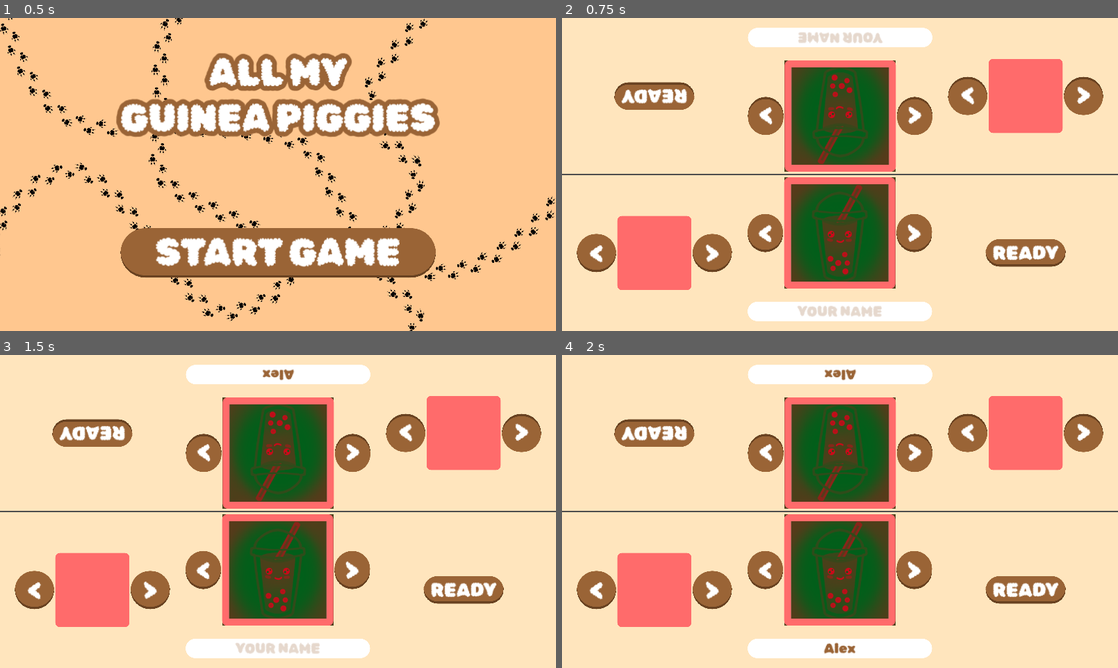
Above: before the commit, frames 1-4 (two rows, left to right).
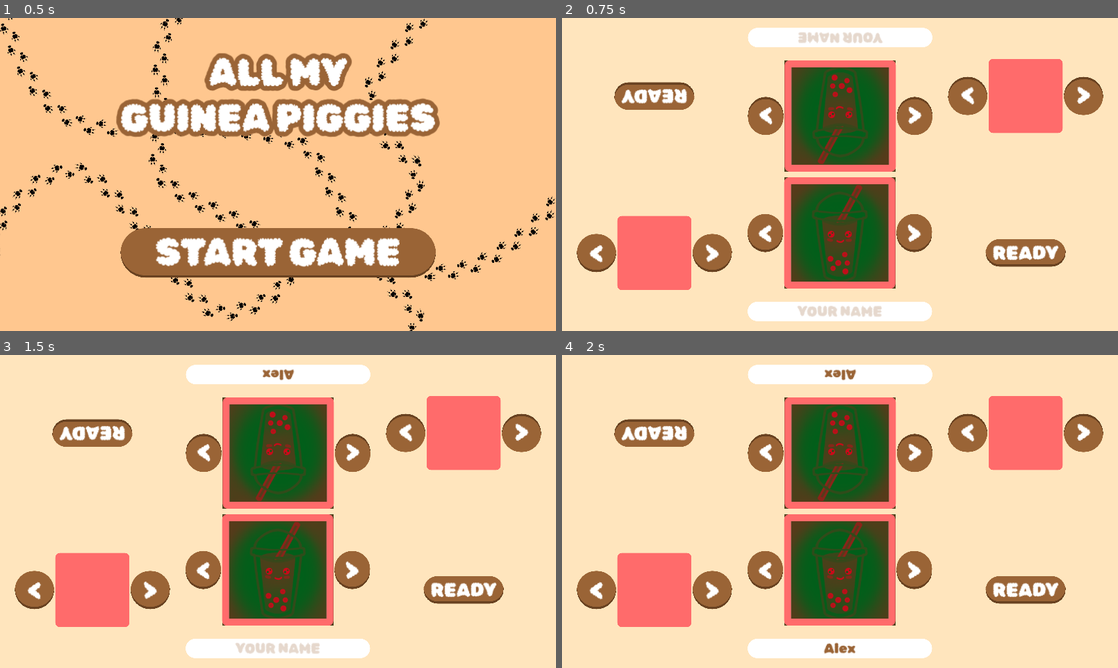
Above: after the commit, the same moments.

Repository: ElQDuck/guinea-piggies
Game: Godot game, scene res://scenes/start_screen.tscn
Two runs of this game, one before a commit and one after it. Both use one fixed random seed, a clock stepped at 60 frames per second and the inputs below.
Inputs (mouse positions are in pixels of both pictures, inside the frame that each line leads up to):
- Up to frame 1 (0.5 s): no input
- Up to frame 2 (0.75 s): click "START GAME" at 0.5 s
- Up to frame 3 (1.5 s): click (278, 373) at 1.27 s; type "Alex" at 1.35 s
- Up to frame 4 (2 s): click (840, 649) at 1.5 s; type "Alex" at 1.58 s

Frame 1 is identical in both runs. In frame 2, 0.4% of the frame differs, in the area x 0-100%, y 49-51%; in frame 3, 0.4%; in frame 4, 0.4%.

Commit message:
feat: add bg

Diff:
--- a/scenes/profile_setup.tscn
+++ b/scenes/profile_setup.tscn
@@ -1,7 +1,10 @@
-[gd_scene load_steps=3 format=3 uid="uid://d4ik8oruhvtfv"]
+[gd_scene load_steps=4 format=3 uid="uid://d4ik8oruhvtfv"]
 
 [ext_resource type="Script" path="res://scripts/profile_setup.gd" id="1_dpgmm"]
 [ext_resource type="PackedScene" uid="uid://btr43ps8xb5c7" path="res://scenes/profile_setup_player.tscn" id="1_vyud4"]
+
+[sub_resource type="StyleBoxFlat" id="StyleBoxFlat_dewkn"]
+bg_color = Color(1, 0.898039, 0.741176, 1)
 
 [node name="ProfileSetup" type="Control" node_paths=PackedStringArray("player_1", "player_2")]
 layout_mode = 3
@@ -13,6 +16,15 @@
 script = ExtResource("1_dpgmm")
 player_1 = NodePath("VBoxContainer/Player1")
 player_2 = NodePath("VBoxContainer/Panel/Player2")
+
+[node name="Panel" type="Panel" parent="."]
+layout_mode = 1
+anchors_preset = 15
+anchor_right = 1.0
+anchor_bottom = 1.0
+grow_horizontal = 2
+grow_vertical = 2
+theme_override_styles/panel = SubResource("StyleBoxFlat_dewkn")
 
 [node name="VBoxContainer" type="VBoxContainer" parent="."]
 layout_mode = 1
